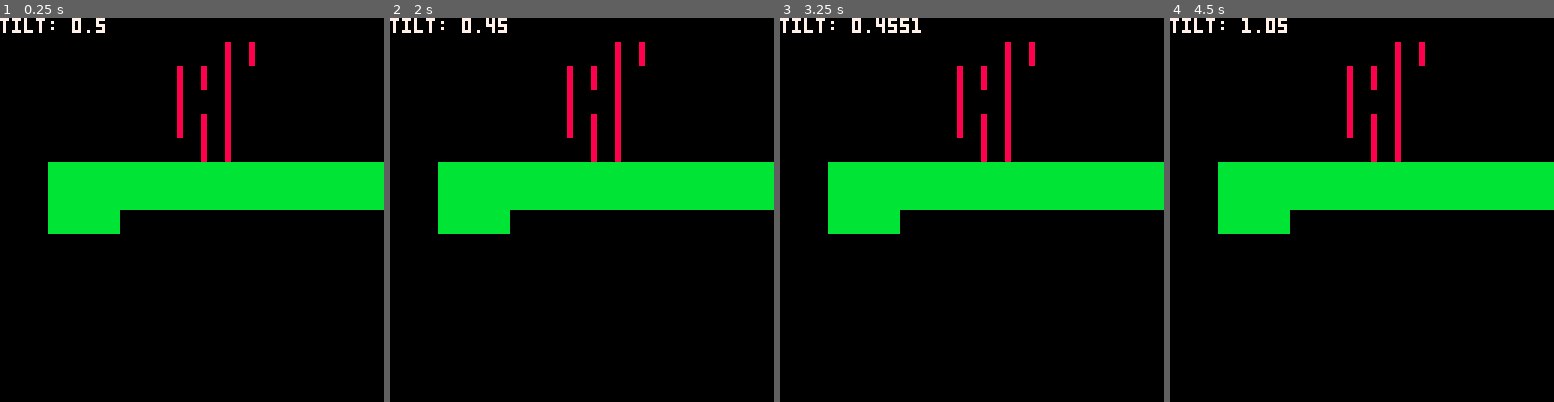
Above: before the commit, frames 1-4 (left to right).
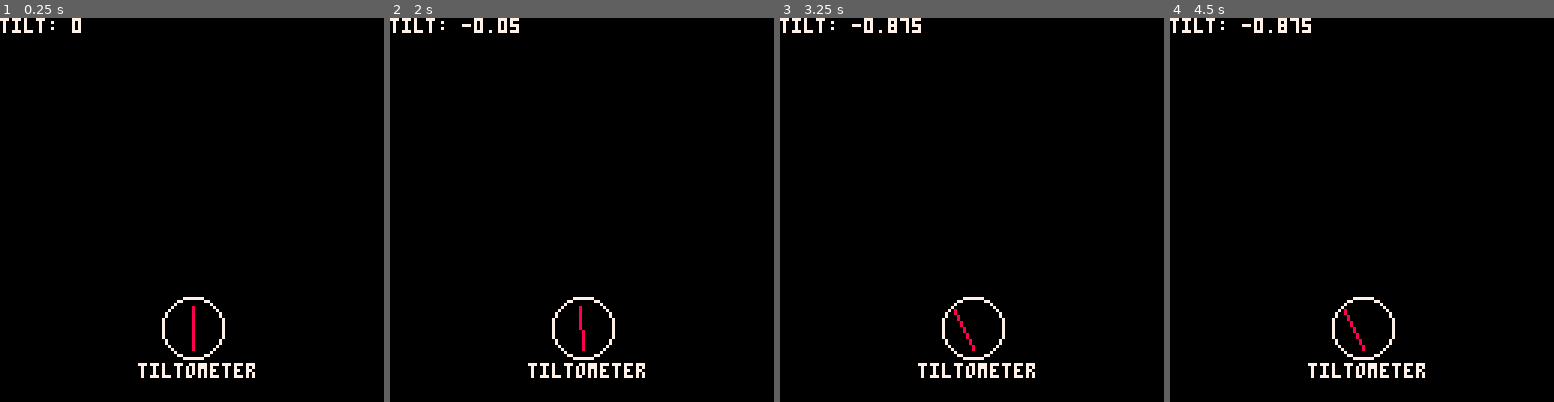
Above: after the commit, the same moments.

Repository: Nenivar/css-gamejam-2020
Game: PICO-8 cartridge forward.p8
Two runs of this game, one before a commit and one after it. Both use one fixed random seed, a clock stepped at 60 frames per second and the inputs below.
Inputs:
- Up to frame 1 (0.25 s): no input
- Up to frame 2 (2 s): hold Left from 1.97 s (still down)
- Up to frame 3 (3.25 s): release Left at 2.37 s; hold Right from 2.87 s (still down)
- Up to frame 4 (4.5 s): release Right at 3.53 s; hold Right from 4.13 s (still down)

The runs differ from the first frame. In frame 1, 14% of the frame differs, in the area x 12-100%, y 0-94%; in frame 2, 15%; in frame 3, 15%; in frame 4, 15%.

Commit message:
tiltometer added

Diff:
--- a/forward.p8
+++ b/forward.p8
@@ -1,23 +1,33 @@
 pico-8 cartridge // http://www.pico-8.com
 version 16
 __lua__
-cam_x = 0
-cam_y = 0
+
+-- consts
+screen_size = 128
+debug       = true
+
+-- camera stuff
+cam_x = 0.0
+cam_y = 0.0
+
+-- player loc
+ply_x = 0.0
+ply_y = 0.0
 
 -- ranges between 0 -> 1
--- 0.0 = full left
--- 0.5 = equilibrium
+-- -1.0 = full left
+-- 0.0 = equilibrium
 -- 1.0 = full right
-tilt      = 0.5
-tilt_eq   = 0.5
-tilt_min  = 0.0
+tilt      = 0.0
+tilt_eq   = 0.0
+tilt_min  = -1.0
 tilt_max  = 1.0
 tilt_tick = 0.001
 
 function update_tilt()
   -- get squared distance for change,
   -- i.e. tilt more when ur further out
-  tilt_d = (abs(tilt_eq - tilt) ^ 2) / 10
+  tilt_d = (abs(tilt_eq - tilt) ^ 2) / 20
 
   if tilt > tilt_eq then
     -- tilt right more if we are already tilting
@@ -28,6 +38,11 @@
   else
     -- don't change our tilt if we're in equilibrium
   end
+end
+
+-- gets perct. point of interpolate between x, y
+function interpolate(x, y, perct)
+  return (x - y) * perct
 end
 
 function _init()
@@ -47,9 +62,22 @@
 
   map(0, 0, 0, 0, 100, 100)
 
+  -- tiltometer gui
+  gui_tilt_x = screen_size/2
+  gui_tilt_y = 110
+  gui_tilt_size = 7
+  --circ(gui_tilt_x, gui_tilt_y - 15, 16)
+  local p2_x = interpolate(0, gui_tilt_size, tilt)
+  line(gui_tilt_x, gui_tilt_y, gui_tilt_x - p2_x, gui_tilt_y - gui_tilt_size * 2, 8)
+  circ(gui_tilt_x, gui_tilt_y - gui_tilt_size, gui_tilt_size + 3, 7)
+  print('tiltometer', gui_tilt_x - 18, gui_tilt_y + 5, 7)
+
   camera()
 
-  print('tilt: '..tilt, 0, 0, 7)
+  -- debug prints
+  if debug then
+    print('tilt: '..tilt, 0, 0, 7)
+  end
 end
 
 __gfx__
@@ -85,13 +113,3 @@
 bbbbbbbb000000000000000000000000000000000000000000000000000000000000000000000000000000000000000000000000000000000000000000000000
 bbbbbbbb000000000000000000000000000000000000000000000000000000000000000000000000000000000000000000000000000000000000000000000000
 bbbbbbbb000000000000000000000000000000000000000000000000000000000000000000000000000000000000000000000000000000000000000000000000
-__map__
-0000000000000000000000000000000000000000000000000000000000000000000000000000000000000000000000000000000000000000000000000000000000000000000000000000000000000000000000000000000000000000000000000000000000000000000000000000000000000000000000000000000000000000
-0000000000000000001212000000000000000000000000000000000000000000000000000000000000000000000000000000000000000000000000000000000000000000000000000000000000000000000000000000000000000000000000000000000000000000000000000000000000000000000000000000000000000000
-0000000000000012121200000000000000000000000000000000000000000000000000000000000000000000000000000000000000000000000000000000000000000000000000000000000000000000000000000000000000000000000000000000000000000000000000000000000000000000000000000000000000000000
-0000000000000012001200000000000000000000000000000000000000000000000000000000000000000000000000000000000000000000000000000000000000000000000000000000000000000000000000000000000000000000000000000000000000000000000000000000000000000000000000000000000000000000
-0000000000000012121200000000000000000000000000000000000000000000000000000000000000000000000000000000000000000000000000000000000000000000000000000000000000000000000000000000000000000000000000000000000000000000000000000000000000000000000000000000000000000000
-0000000000000000121200000000000000000000000000000000000000000000000000000000000000000000000000000000000000000000000000000000000000000000000000000000000000000000000000000000000000000000000000000000000000000000000000000000000000000000000000000000000000000000
-0000303030303030303030303030303000000000000000000000000000000000000000000000000000000000000000000000000000000000000000000000000000000000000000000000000000000000000000000000000000000000000000000000000000000000000000000000000000000000000000000000000000000000
-0000303030303030303030303030303000000000000000000000000000000000000000000000000000000000000000000000000000000000000000000000000000000000000000000000000000000000000000000000000000000000000000000000000000000000000000000000000000000000000000000000000000000000
-0000303030000000000000000000000000000000000000000000000000000000000000000000000000000000000000000000000000000000000000000000000000000000000000000000000000000000000000000000000000000000000000000000000000000000000000000000000000000000000000000000000000000000
